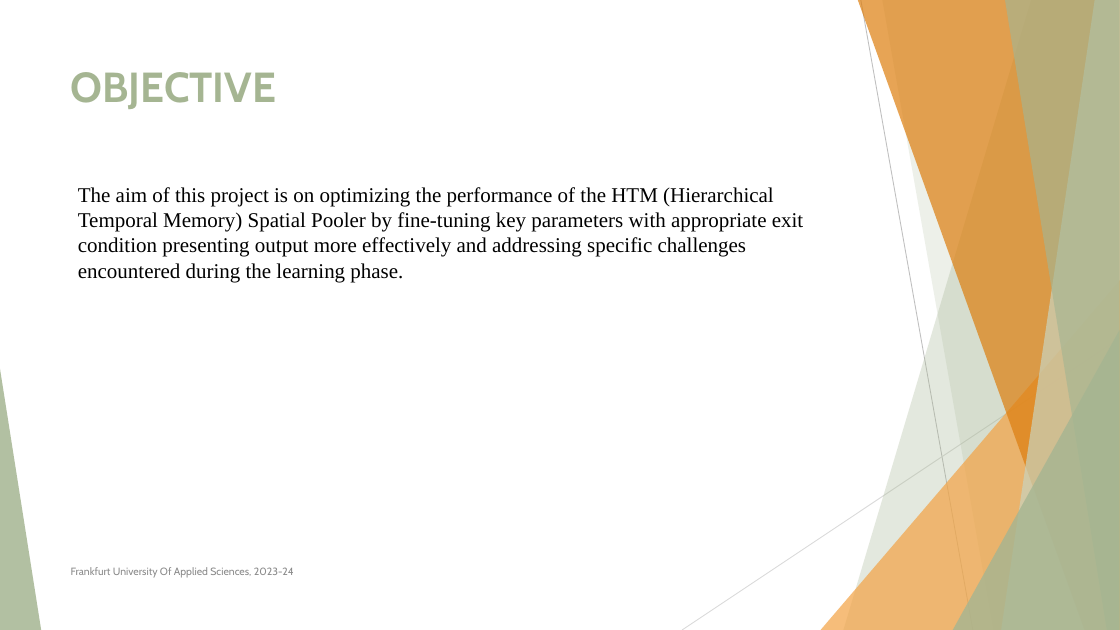
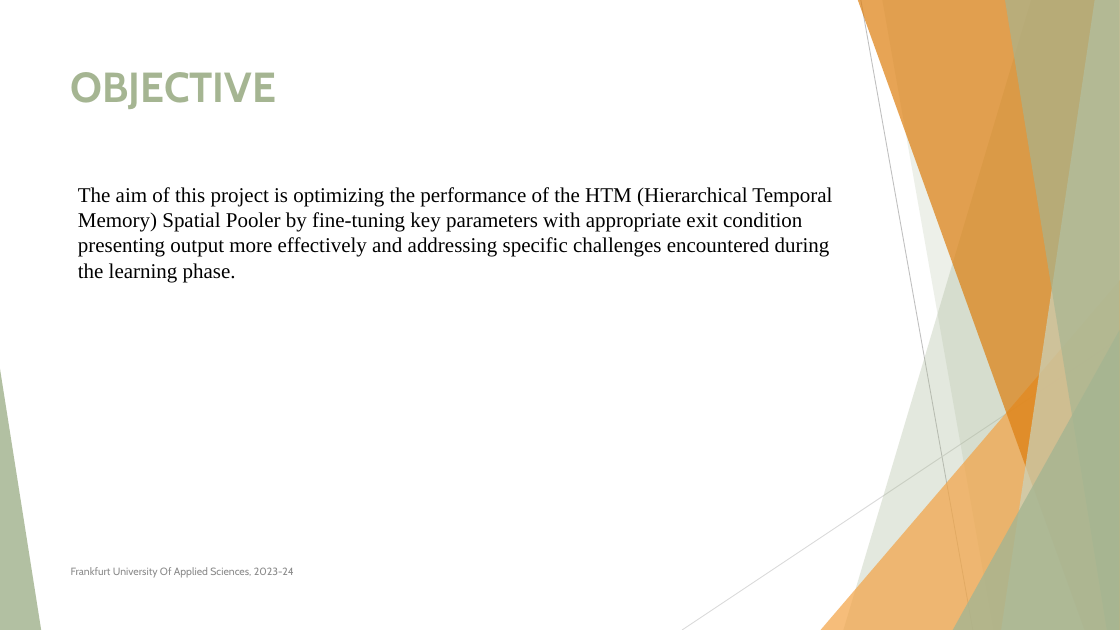
Before and after one commit to MandarGK/neocortexapi, a slide deck: slide 2 of source/Documentation(New Spatial Learning Experiment-2023-2024)/Implement the new Spatial Learning Experiment_TheLazyCoders.pptx. Drawn at 1120x630 pixels with LibreOffice and Linux fonts; fonts in the diff are those of the drawing. Boxes give left, top, right and bottom in pixels: in the first picture for what was removed or moved away, otherwise in the second. Text is boxed around its words. In the diff, an @@ line names an element or a change of style, - is before the commit and + after.

```diff
--- a/source/Documentation(New Spatial Learning Experiment-2023-2024)/Implement the new Spatial Learning Experiment_TheLazyCoders.pptx
+++ b/source/Documentation(New Spatial Learning Experiment-2023-2024)/Implement the new Spatial Learning Experiment_TheLazyCoders.pptx
@@ text at (x1=78, y1=187, x2=832, y2=282): text changed @@
-The aim of this project is on optimizing the performance of the HTM (Hierarchical Temporal Memory) Spatial Pooler by fine-tuning key parameters with appropriate exit condition presenting output more effectively and addressing specific challenges encountered during the learning phase.
+The aim of this project is optimizing the performance of the HTM (Hierarchical Temporal Memory) Spatial Pooler by fine-tuning key parameters with appropriate exit condition presenting output more effectively and addressing specific challenges encountered during the learning phase.
```
Also in this commit, not shown: 3 other slides changed, 2 other files.
